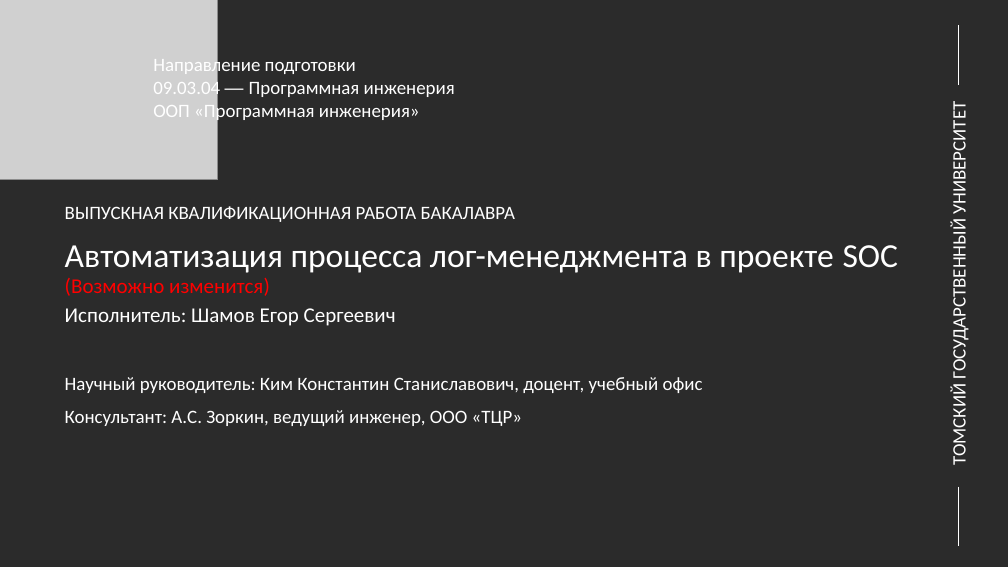
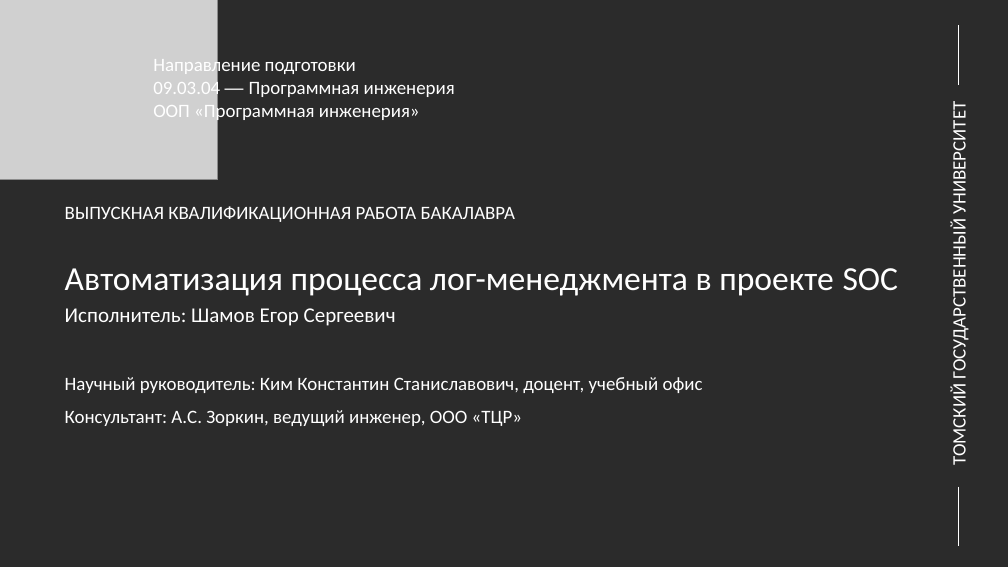
Before and after one commit to shameoff/GraduateWork, a slide deck: slide 1 of Презентация ВКР (в шаблоне).pptx. Drawn at 1008x567 pixels with LibreOffice and Linux fonts; fonts in the diff are those of the drawing; grey boxes stand for pictures; background and template pictures are left out; a plain dark background stands for a picture behind light text. Boxes give left, top, right and bottom in pixels: in the first picture for what was removed or moved away, otherwise in the second. Text is boxed around its words. In the diff, an @@ line names an element or a change of style, - is before the commit and + after.

```diff
--- a/Презентация ВКР (в шаблоне).pptx
+++ b/Презентация ВКР (в шаблоне).pptx
@@ title at [65,268,899,296]: text changed @@
-Автоматизация процесса лог-менеджмента в проекте SOC
-(Возможно изменится)
+Автоматизация процесса лог-менеджмента в проекте SOC
```
Also in this commit, not shown: 27 other slides changed, 6 slides added, 2 slides removed, 8 other files.
